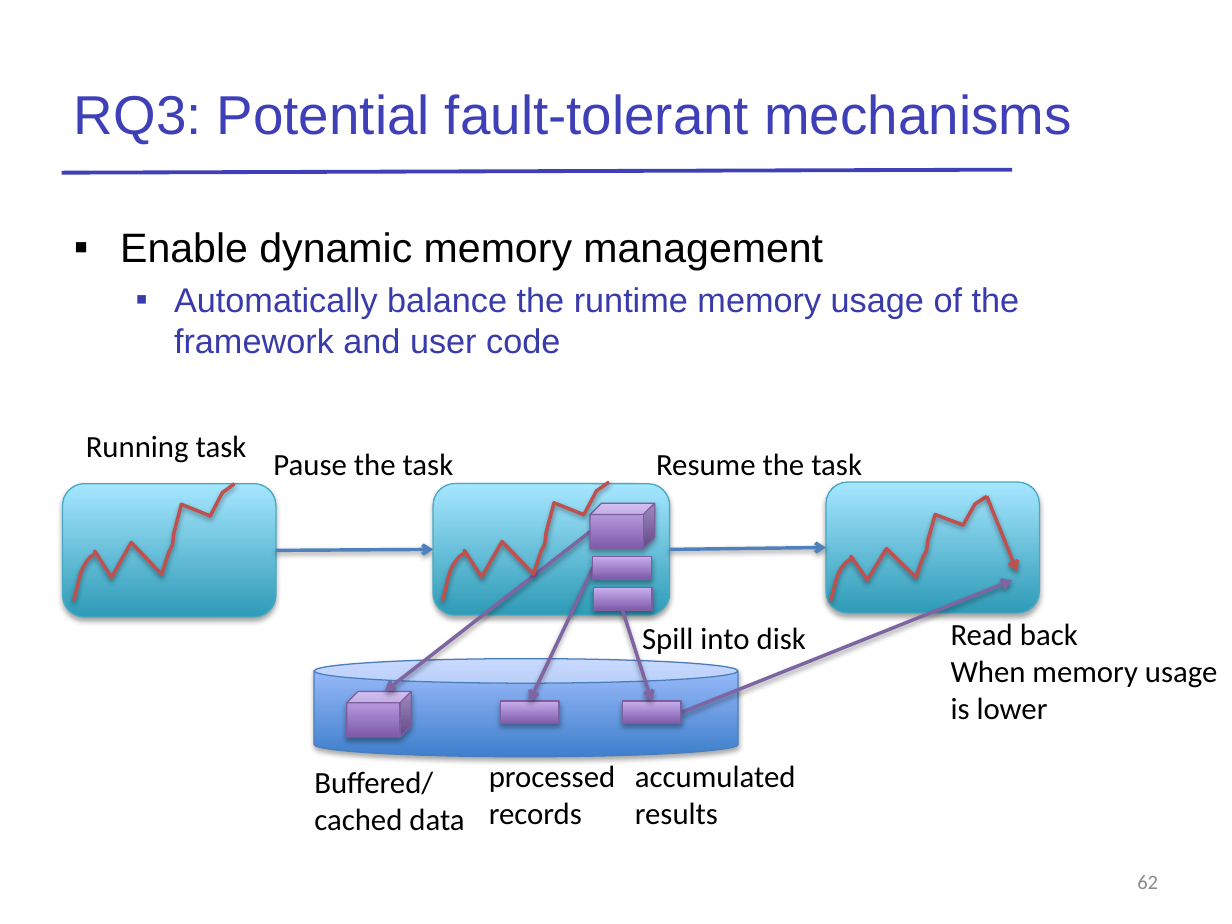
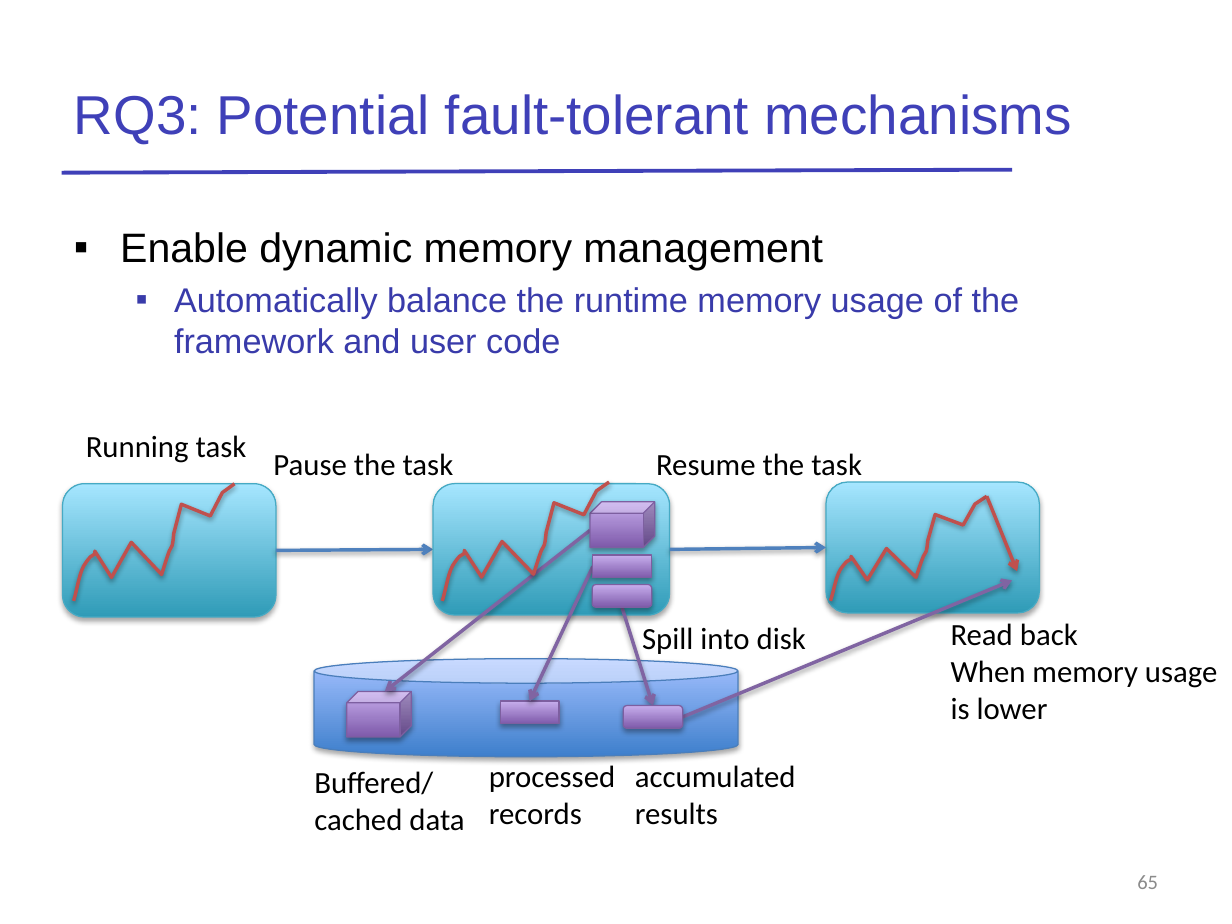
Before and after one commit to JerryLead/MyPaper, a slide deck: slide 65 of slides/OOM-talk-Lijie.pptx (slide 62 before the commit). Drawn at 1232x924 pixels with LibreOffice and Linux fonts; fonts in the diff are those of the drawing. Boxes give left, top, right and bottom in pixels: in the first picture for what was removed or moved away, otherwise in the second. Text is boxed around its words. In the diff, an @@ line names an element or a change of style, - is before the commit and + after.

```diff
--- a/slides/OOM-talk-Lijie.pptx
+++ b/slides/OOM-talk-Lijie.pptx
@@ rounded rectangle: place and size @@
-rounded rectangle at [594, 588, 653, 611]
+rounded rectangle at [593, 584, 652, 607]
@@ rounded rectangle at [593, 584, 652, 607]: rectangle to rounded rectangle @@
@@ arrow moved from (681, 712) - (1011, 580) to (683, 717) - (1011, 580) @@
@@ arrow moved from (622, 611) - (652, 701) to (622, 607) - (653, 706) @@
@@ rounded rectangle at [623, 706, 683, 729]: rectangle to rounded rectangle @@
@@ rounded rectangle: place and size @@
-rounded rectangle at [622, 701, 681, 724]
+rounded rectangle at [623, 706, 683, 729]
@@ page number at [1137, 875, 1158, 889]: text changed @@
-62
+65
```
Also in this commit, not shown: 20 other slides changed, 5 slides added, 2 slides removed, 1 other file.
